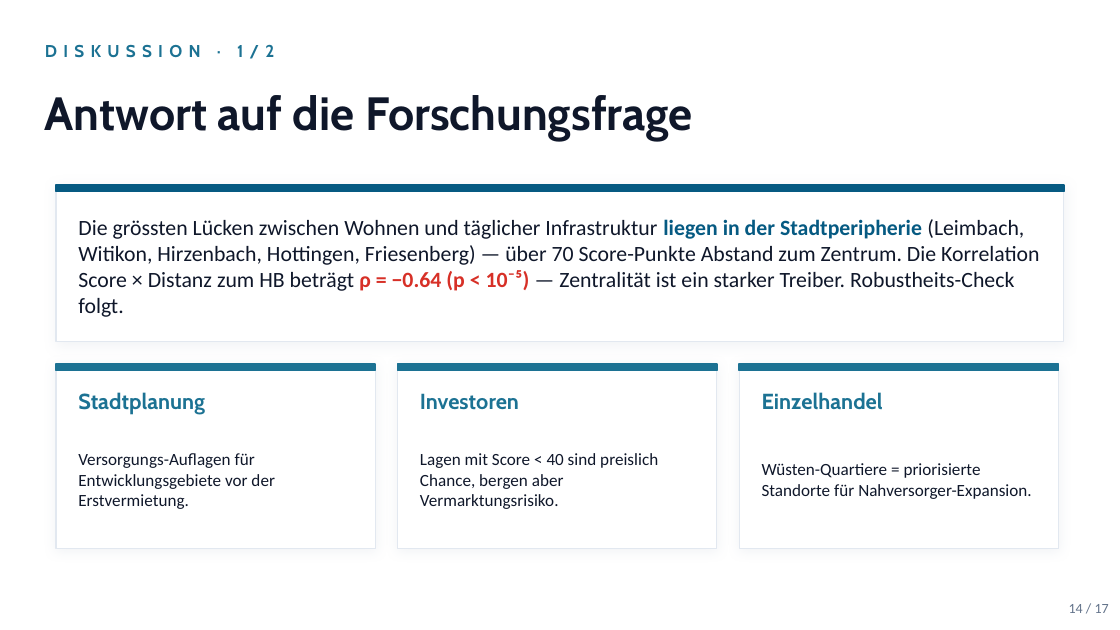
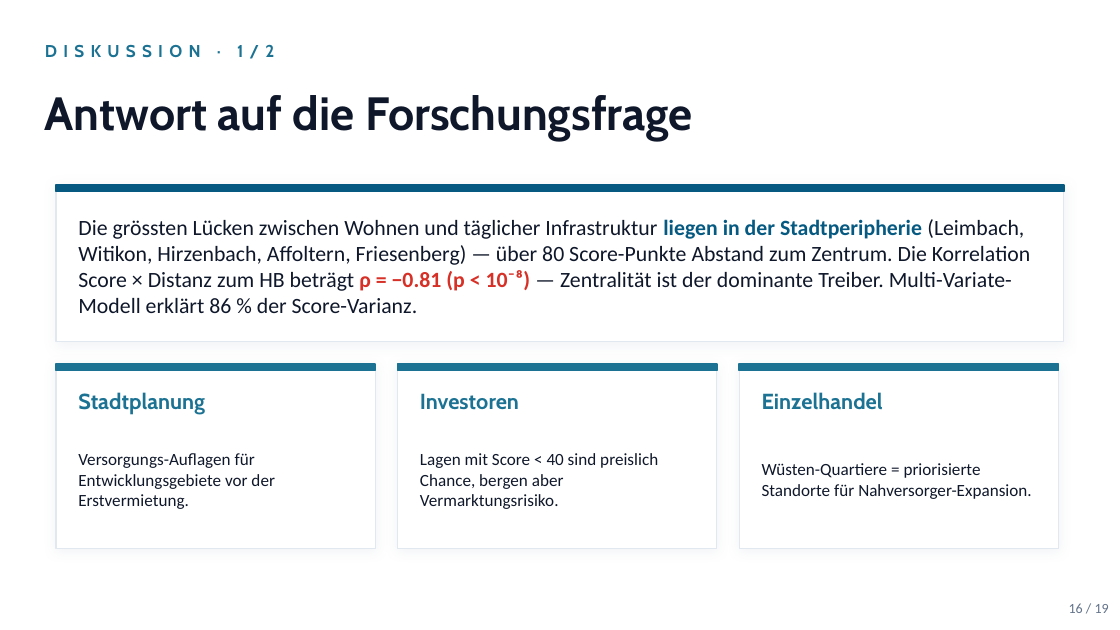
Before and after one commit to sanirmem/zh15min, a slide deck: slide 16 of reports/zh15min_slides.pptx (slide 14 before the commit). Drawn at 1120x630 pixels with LibreOffice and Linux fonts; fonts in the diff are those of the drawing. Boxes give left, top, right and bottom in pixels: in the first picture for what was removed or moved away, otherwise in the second. Text is boxed around its words. In the diff, an @@ line names an element or a change of style, - is before the commit and + after.

```diff
--- a/reports/zh15min_slides.pptx
+++ b/reports/zh15min_slides.pptx
@@ text at (78, 219, 1031, 313): text changed @@
-Die grössten Lücken zwischen Wohnen und täglicher Infrastruktur liegen in der Stadtperipherie (Leimbach, Witikon, Hirzenbach, Hottingen, Friesenberg) — über 70 Score-Punkte Abstand zum Zentrum. Die Korrelation Score × Distanz zum HB beträgt ρ = −0.64 (p < 10⁻⁵) — Zentralität ist ein starker Treiber. Robustheits-Check folgt.
+Die grössten Lücken zwischen Wohnen und täglicher Infrastruktur liegen in der Stadtperipherie (Leimbach, Witikon, Hirzenbach, Affoltern, Friesenberg) — über 80 Score-Punkte Abstand zum Zentrum. Die Korrelation Score × Distanz zum HB beträgt ρ = −0.81 (p < 10⁻⁸) — Zentralität ist der dominante Treiber. Multi-Variate-Modell erklärt 86 % der Score-Varianz.
@@ text at (1069, 603, 1109, 613): text changed @@
-14 / 17
+16 / 19
```
Also in this commit, not shown: 16 other slides changed, 2 slides added, 15 other files.
